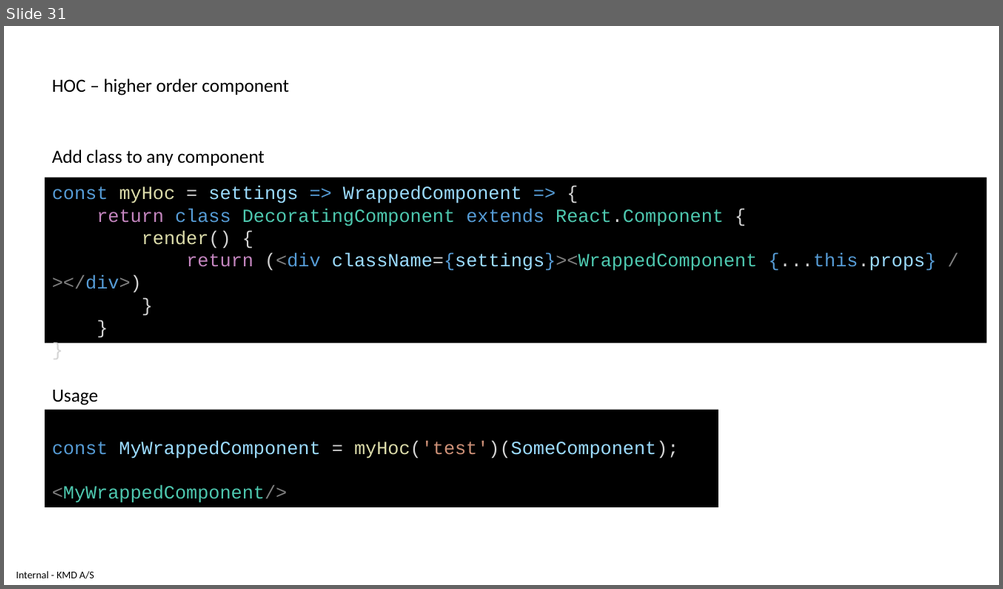
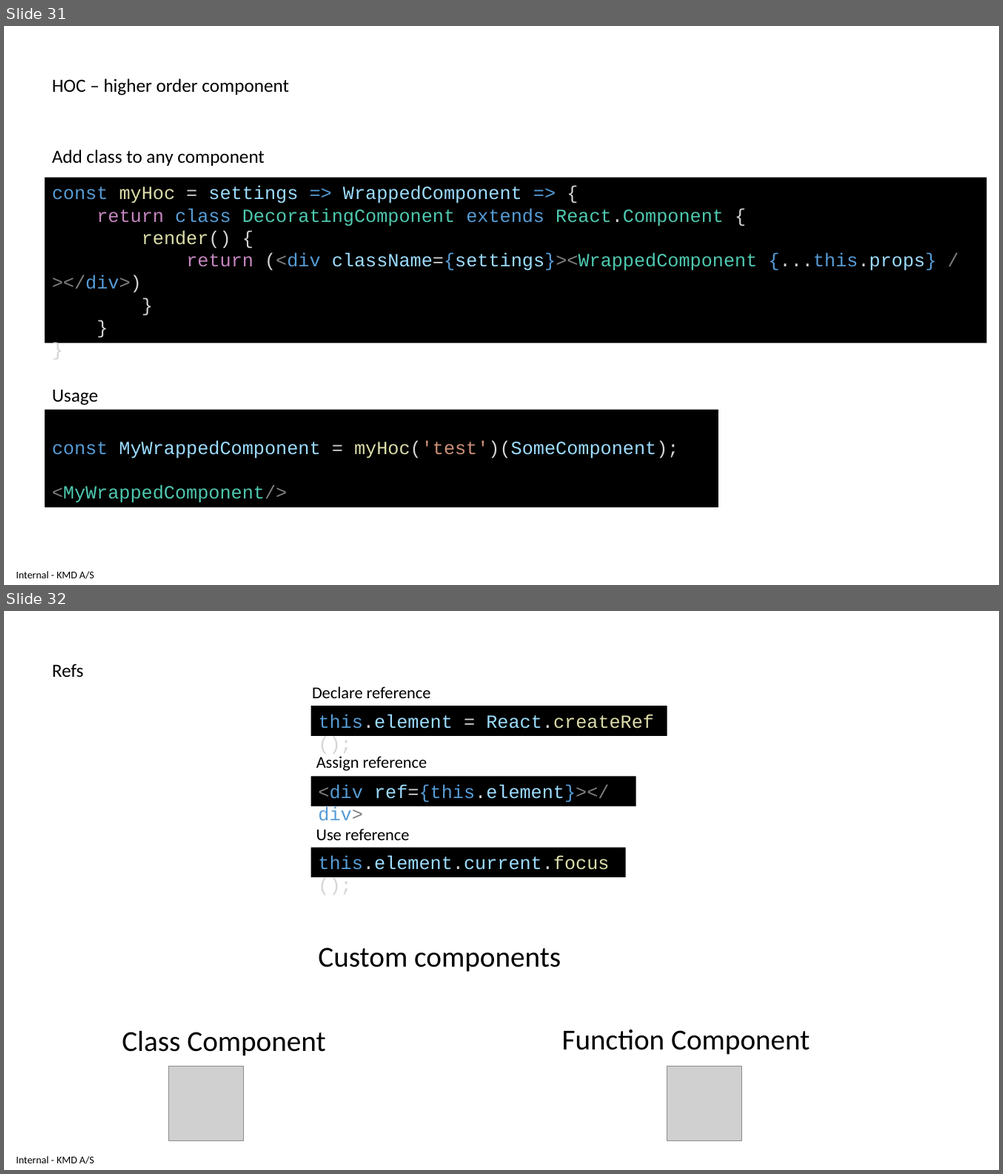
Before and after one commit to delprzemo/reactjs-starter, a slide deck: tutorial/ReactjsTraining.pptx. Shown one above the other, each under a label of ours: slide 31 before the commit, slides 31 and 32 after it. The pictures are 1003x589 and 1003x1174 pixels, drawn with LibreOffice and Linux fonts; fonts in the diff are those of the drawing; grey boxes stand for pictures. Boxes give left, top, right and bottom in pixels: in the first picture for what was removed or moved away, otherwise in the second. Text is boxed around its words. In the diff, an @@ line names an element or a change of style, - is before the commit and + after.

Commit message:
Exercise 6a: Login form - reference

```diff
--- a/tutorial/ReactjsTraining.pptx
+++ b/tutorial/ReactjsTraining.pptx
@@ slide 32 added at box(4, 611, 999, 1170), background #FFFFFF; not listed: 1 template element that a slide beside it also shows @@
@@ text added at box(52, 664, 84, 678), 18 pt, text #000000 @@
+Refs
@@ text added at box(312, 686, 431, 698), 16 pt, text #000000 @@
+Declare reference
@@ rectangle added at box(310, 706, 666, 735), fill #000000, 18 pt, text #9CDCFE @@
+this.element = React.createRef();
@@ text added at box(316, 756, 427, 771), 16 pt, text #000000 @@
+Assign reference
@@ rectangle added at box(310, 777, 636, 806), fill #000000, 18 pt, text #569CD6 @@
+<div ref={this.element}></div>
@@ text added at box(316, 829, 410, 840), 16 pt, text #000000 @@
+Use reference
@@ rectangle added at box(310, 848, 626, 877), fill #000000, 18 pt, text #9CDCFE @@
+this.element.current.focus();
@@ text added at box(318, 948, 560, 972), 28 pt, text #000000 @@
+Custom components
@@ text added at box(122, 1031, 325, 1056), 28 pt, text #000000 @@
+Class Component
@@ text added at box(562, 1030, 809, 1055), 28 pt, text #000000 @@
+Function Component
@@ picture added at box(169, 1067, 244, 1142) @@
@@ picture added at box(667, 1067, 742, 1142) @@
```
Also in this commit, not shown: 2 other files.
